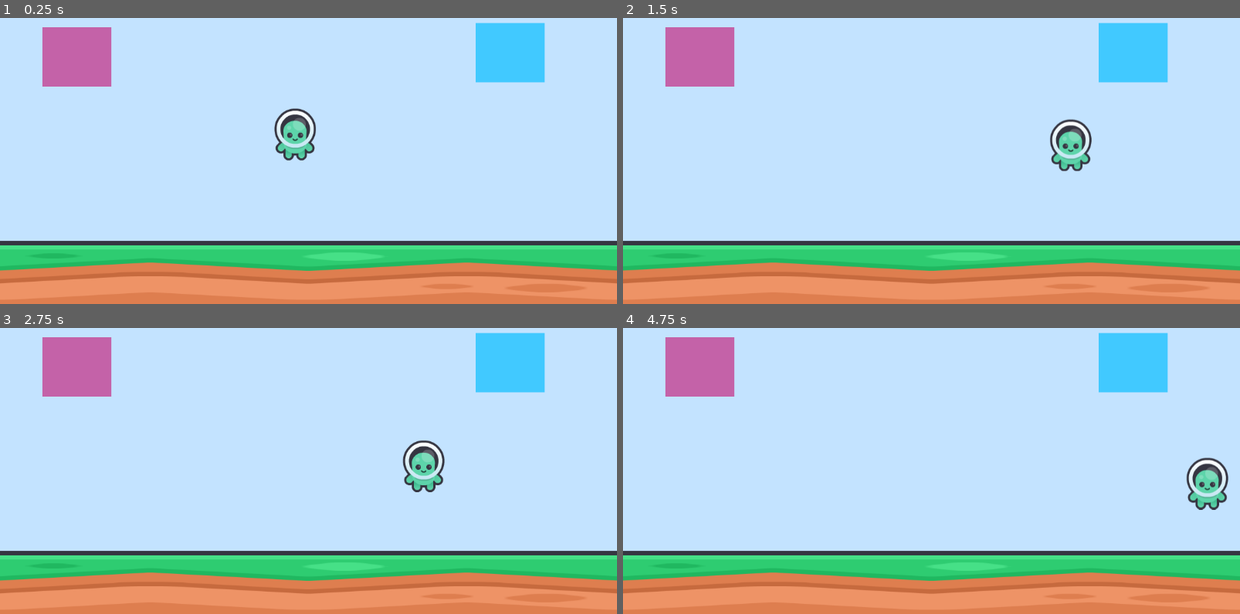
Above: before the commit, frames 1-4 (two rows, left to right).
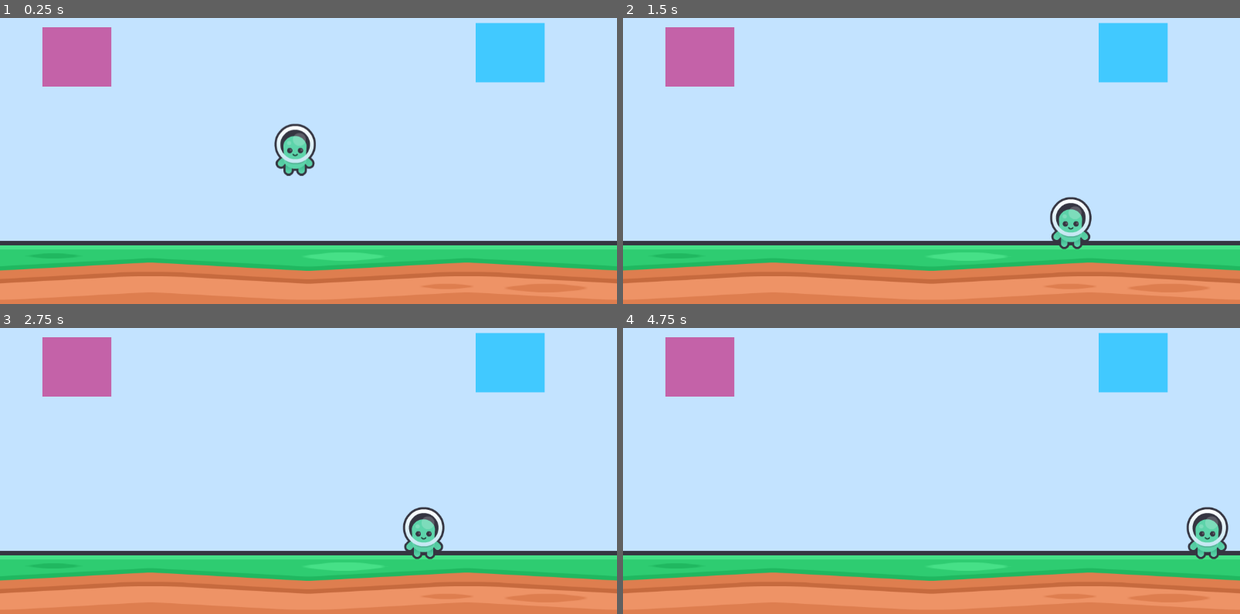
Above: after the commit, the same moments.

Repository: ShayLuan/GameDevTest
Game: Godot game, scene res://Example2World/Scenes/area_2d.tscn
The game is run twice, just before and just after one commit, with the same random seed, the same clock (stepped at 60 frames per second) and the same inputs. This scene is started directly instead of the project's main scene.
Inputs:
- Up to frame 1 (0.25 s): no input
- Up to frame 2 (1.5 s): tap Enter (ui_accept) at 0.5, 0.77 s; hold Right (ui_right) from 0.53 s (still down)
- Up to frame 3 (2.75 s): tap Enter (ui_accept) at 1.52 s; release Right (ui_right) at 2.03 s; hold Left (ui_left) from 2.03 s (still down)
- Up to frame 4 (4.75 s): release Left (ui_left) at 2.78 s; hold Right (ui_right) 2.78-4.28 s; tap Enter (ui_accept) at 3.02, 3.77, 4.52 s; hold Left (ui_left) from 4.28 s (still down)

The runs differ from the first frame. In frame 1, 1.2% of the frame differs, in the area x 44-52%, y 31-56%; in frame 2, 1.8%; in frame 3, 1.8%, in the area x 65-73%, y 39-81%; in frame 4, 1.8%.

Commit message:
fixed gravity, removed y axis

Diff:
--- a/Signals/signals/Example2World/Player/character.gd
+++ b/Signals/signals/Example2World/Player/character.gd
@@ -12,11 +12,17 @@
 
 # Called every frame. 'delta' is the elapsed time since the previous frame.
 func _physics_process(delta: float) -> void:
+
+	########################################################
+	##################### GRAVITY ##########################
+	########################################################
+	if not is_on_floor():
+		velocity.y += GRAVITY * delta
+
 	########################################################
 	################# DIRECTIONAL MOVEMENT #################
 	########################################################
 	var direction_x := Input.get_axis("ui_left", "ui_right")
-	var direction_y := Input.get_axis("ui_up", "ui_down")
 
 	# 2. Assign the movement to the built-in velocity variable
 	if direction_x:
@@ -24,15 +30,4 @@
 	else:
 		velocity.x = move_toward(velocity.x, 0, MOVE_SPEED)
 
-	if direction_y:
-		velocity.y = direction_y * MOVE_SPEED
-	else:
-		velocity.y = move_toward(velocity.y, 0, MOVE_SPEED)
-
-	########################################################
-	##################### GRAVITY ##########################
-	########################################################
-	if not is_on_floor():
-		velocity.y += GRAVITY * delta
-
 	move_and_slide()
